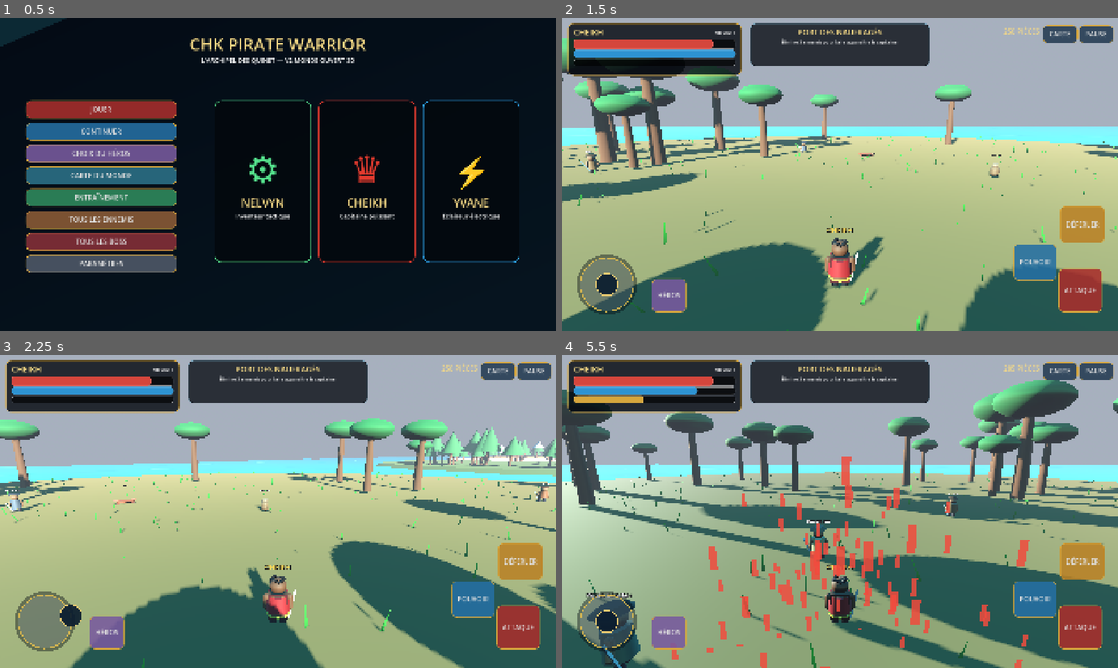
Above: before the commit, frames 1-4 (two rows, left to right).
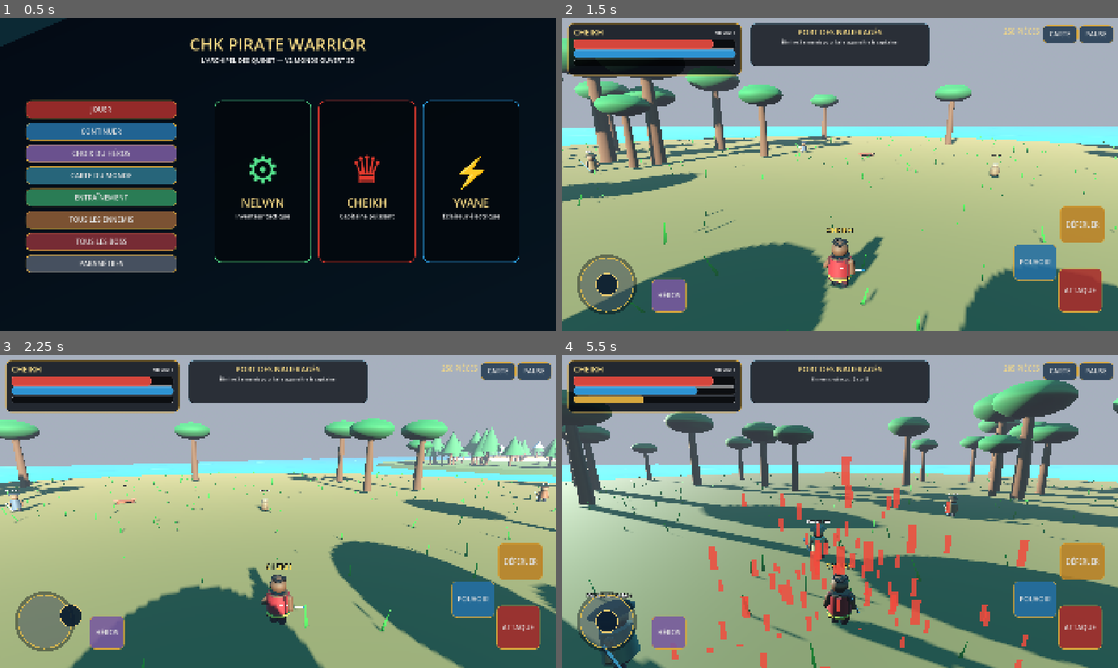
Above: after the commit, the same moments.

Repository: Chasmet/Chk-pirate-warrior-
Game: Godot game, scene res://scenes/main.tscn
Same seed, same stepped clock (60 frames per second), same inputs: the game is played once before the commit and once after it.
Inputs (mouse positions are in pixels of both pictures, inside the frame that each line leads up to):
- Up to frame 1 (0.5 s): no input
- Up to frame 2 (1.5 s): click "JOUER" at 0.5 s; drag from (912, 196) to (895, 105) at 1.27 s
- Up to frame 3 (2.25 s): drag from (44, 621) to (250, 574) at 2.02 s
- Up to frame 4 (5.5 s): move the mouse to (895, 442) at 2.77 s; hold D (move_right) 2.78-3.5 s; tap Space (attack) at 2.85, 4.35 s; tap Q (aura) at 3.05, 4.55 s; drag from (812, 574) to (673, 464) at 3.52 s; move the mouse to (1006, 558) at 4.27 s; hold A (move_left) 4.28-5 s; tap E (skill) at 4.9 s; drag from (673, 464) to (756, 433) at 5.02 s

Frame 1 is identical in both runs. In frame 2, 0.3% of the frame differs, in the area x 47-58%, y 70-87%; in frame 3, 0.4%; in frame 4, 0.8%, in the area x 39-80%, y 6-100%.
Error before the commit: Parse Error: Cannot infer the type of "bob" variable because the value doesn't have a set type. (res://scripts/hero_animator.gd:41)

Commit message:
fix(v2): typer strictement les calculs d’animation Godot 4.7

Diff:
--- a/godot/scripts/hero_animator.gd
+++ b/godot/scripts/hero_animator.gd
@@ -2,12 +2,12 @@
 extends Node
 
 var controller: PlayerController
-var animation_time := 0.0
-var attack_time := 0.0
-var skill_time := 0.0
-var previous_attack_cooldown := 0.0
-var previous_skill_cooldown := 0.0
-var tracked_visual_id := 0
+var animation_time: float = 0.0
+var attack_time: float = 0.0
+var skill_time: float = 0.0
+var previous_attack_cooldown: float = 0.0
+var previous_skill_cooldown: float = 0.0
+var tracked_visual_id: int = 0
 var rest_transforms: Dictionary = {}
 
 func bind(player: PlayerController) -> void:
@@ -18,7 +18,7 @@
 	if not is_instance_valid(controller) or not is_instance_valid(controller.hero_visual):
 		return
 
-	var visual := controller.hero_visual
+	var visual: CharacterBody3D = controller.hero_visual
 	if visual.get_instance_id() != tracked_visual_id:
 		tracked_visual_id = visual.get_instance_id()
 		rest_transforms.clear()
@@ -34,19 +34,19 @@
 	attack_time = maxf(0.0, attack_time - delta)
 	skill_time = maxf(0.0, skill_time - delta)
 
-	var horizontal_speed := Vector2(controller.velocity.x, controller.velocity.z).length()
-	var movement := clampf(horizontal_speed / 8.5, 0.0, 1.0)
-	var stride_speed := lerpf(5.0, 12.5, movement)
-	var stride := sin(animation_time * stride_speed)
-	var bob := abs(sin(animation_time * stride_speed)) * 0.055 * movement
-	var aura_pulse := 0.0
+	var horizontal_speed: float = Vector2(controller.velocity.x, controller.velocity.z).length()
+	var movement: float = clampf(horizontal_speed / 8.5, 0.0, 1.0)
+	var stride_speed: float = lerpf(5.0, 12.5, movement)
+	var stride: float = sin(animation_time * stride_speed)
+	var bob: float = absf(sin(animation_time * stride_speed)) * 0.055 * movement
+	var aura_pulse: float = 0.0
 	if controller.aura_time > 0.0:
 		aura_pulse = 0.018 + sin(animation_time * 12.0) * 0.012
 
-	var attack_progress := 0.0
+	var attack_progress: float = 0.0
 	if attack_time > 0.0:
 		attack_progress = sin((1.0 - attack_time / 0.48) * PI)
-	var skill_progress := 0.0
+	var skill_progress: float = 0.0
 	if skill_time > 0.0:
 		skill_progress = sin((1.0 - skill_time / 0.82) * PI)
 
@@ -54,35 +54,35 @@
 	visual.rotation.x = -movement * 0.055 + skill_progress * 0.04
 	visual.rotation.y = attack_progress * (-0.42 if controller.hero_id != "yvane" else -0.66)
 	visual.rotation.z = stride * movement * 0.025
-	var pulse := 1.0 + aura_pulse + skill_progress * 0.045
+	var pulse: float = 1.0 + aura_pulse + skill_progress * 0.045
 	visual.scale = Vector3.ONE * pulse
 
 	_animate_parts(visual, stride, movement, attack_progress, skill_progress)
 
 func _capture_rest_transforms(visual: Node) -> void:
-	var rig := visual.get_node_or_null("RigVisuel")
+	var rig: Node = visual.get_node_or_null("RigVisuel")
 	if rig == null:
 		return
-	for child in rig.get_children():
+	for child: Node in rig.get_children():
 		if child is Node3D:
 			rest_transforms[child.get_instance_id()] = (child as Node3D).transform
 
 func _animate_parts(visual: Node, stride: float, movement: float, attack_progress: float, skill_progress: float) -> void:
-	var rig := visual.get_node_or_null("RigVisuel")
+	var rig: Node = visual.get_node_or_null("RigVisuel")
 	if rig == null:
 		return
 
-	for child in rig.get_children():
+	for child: Node in rig.get_children():
 		if not child is Node3D:
 			continue
-		var part := child as Node3D
-		var id := part.get_instance_id()
+		var part: Node3D = child as Node3D
+		var id: int = part.get_instance_id()
 		if not rest_transforms.has(id):
 			rest_transforms[id] = part.transform
 		var rest: Transform3D = rest_transforms[id]
 		part.transform = rest
-		var part_name := String(part.name).to_lower()
-		var side := signf(rest.origin.x)
+		var part_name: String = String(part.name).to_lower()
+		var side: float = signf(rest.origin.x)
 
 		if part_name.begins_with("bras"):
 			part.rotation.x += stride * movement * 0.58 * -side
